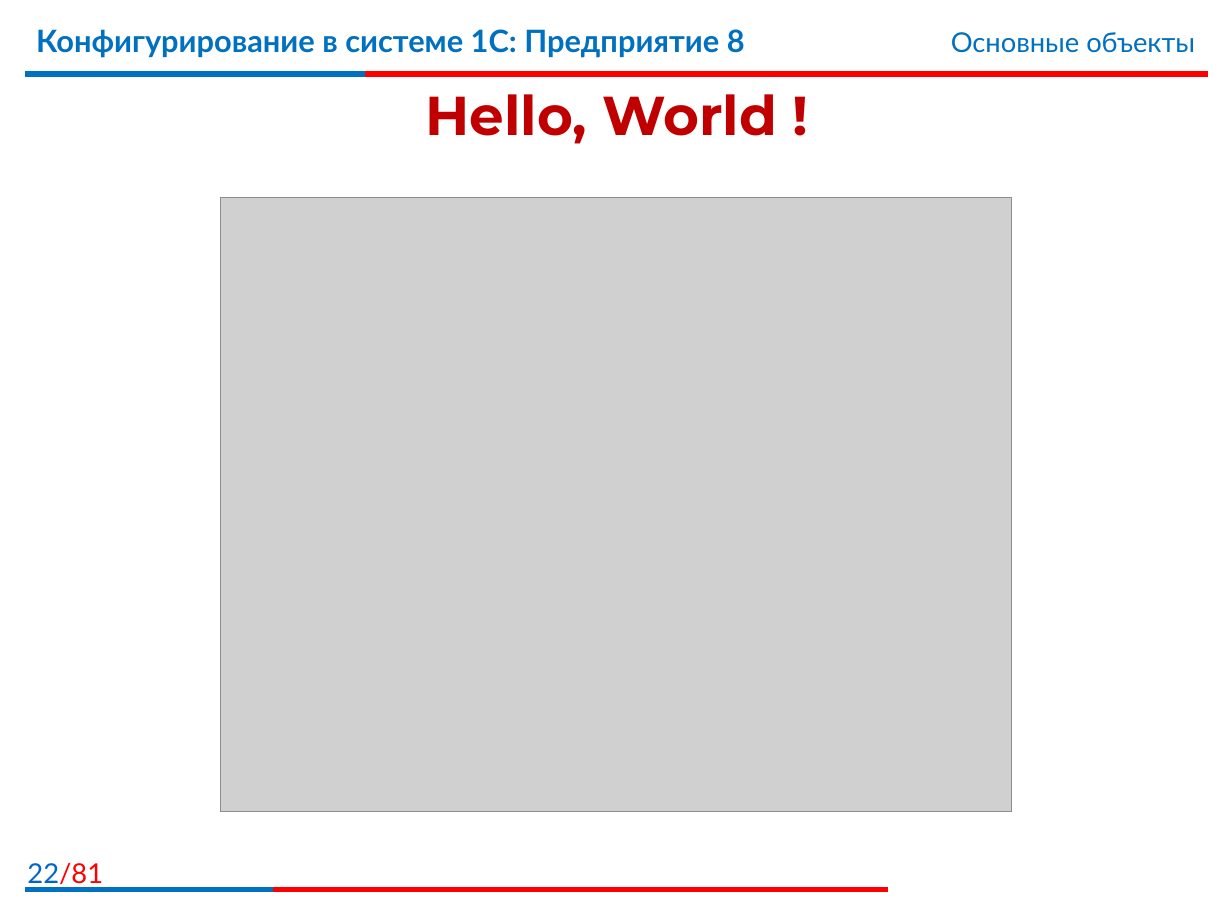
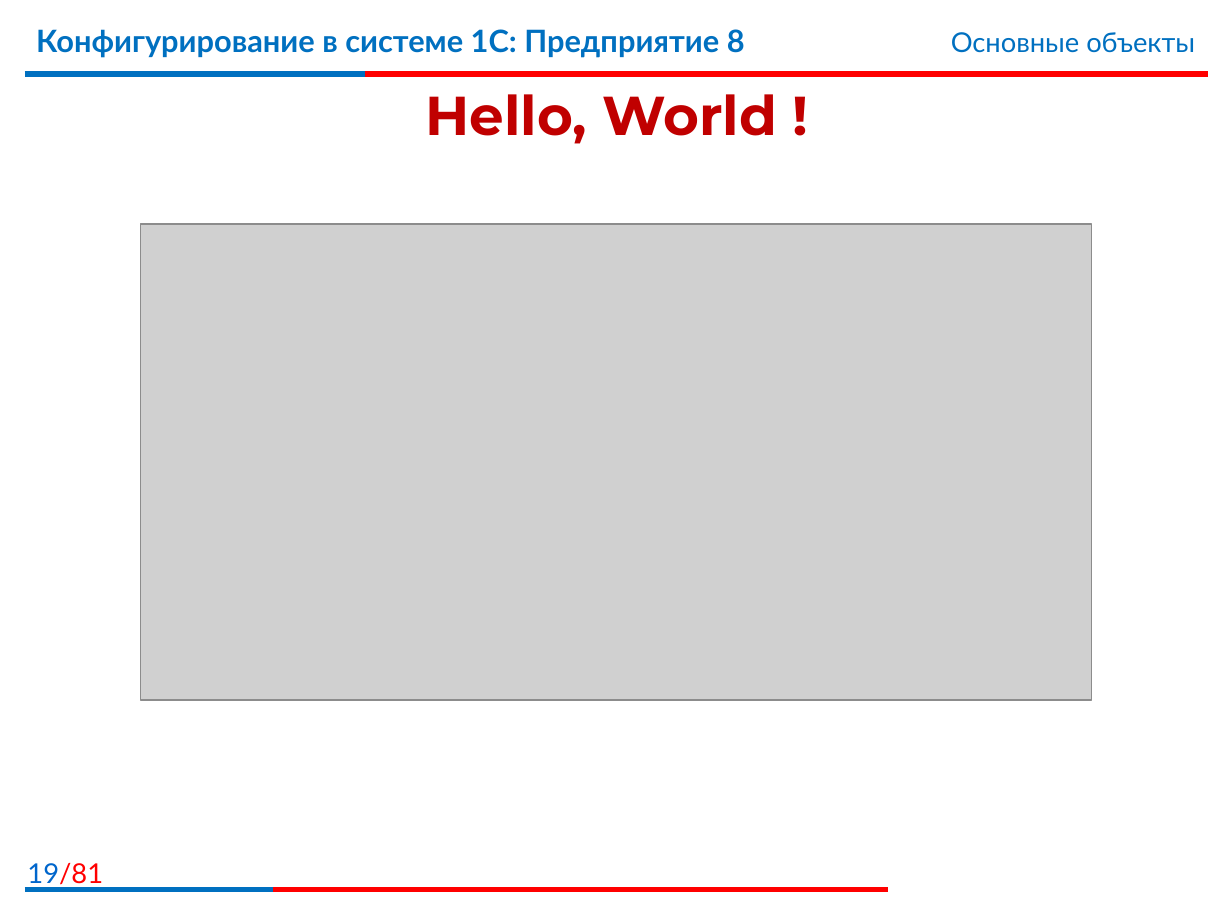
Before and after one commit to bestteacher-1c/documents_compl_kurs, a slide deck: slide 19 of Занятие_03/Иллюстрации3.pptx (slide 22 before the commit). Drawn at 1232x924 pixels with LibreOffice and Linux fonts; fonts in the diff are those of the drawing; grey boxes stand for pictures; background and template pictures are left out. Boxes give left, top, right and bottom in pixels: in the first picture for what was removed or moved away, otherwise in the second. Text is boxed around its words. In the diff, an @@ line names an element or a change of style, - is before the commit and + after.

```diff
--- a/Занятие_03/Иллюстрации3.pptx
+++ b/Занятие_03/Иллюстрации3.pptx
@@ picture: place and size @@
-picture at (221,198,1011,812)
+picture at (140,224,1092,700)
@@ page number at (27,863,103,889): text changed @@
-22/81
+19/81
```
Also in this commit, not shown: 4 other slides changed, 13 slides added, 16 slides removed.
